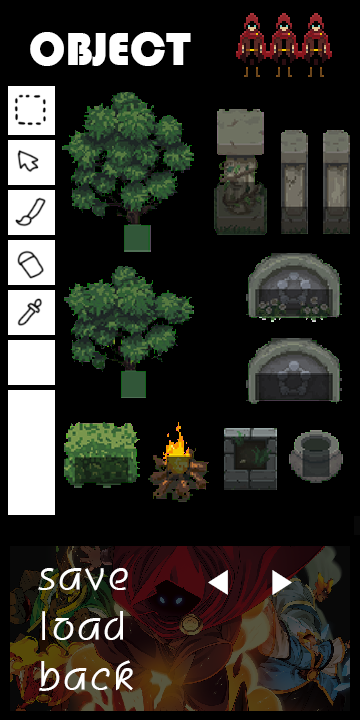
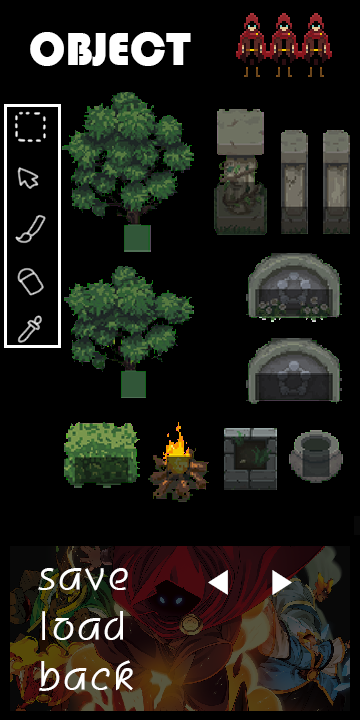
Layer changes from the first 360 × 720 image to the second:
removed layer "레이어 24" from group "icon" over 14, 94, 46, 327
added layer "레이어 28" in group "icon" over 4, 104, 61, 348
added layer "레이어 27" in group "icon" over 14, 111, 46, 343
hid "레이어 4" over 8, 86, 55, 515
